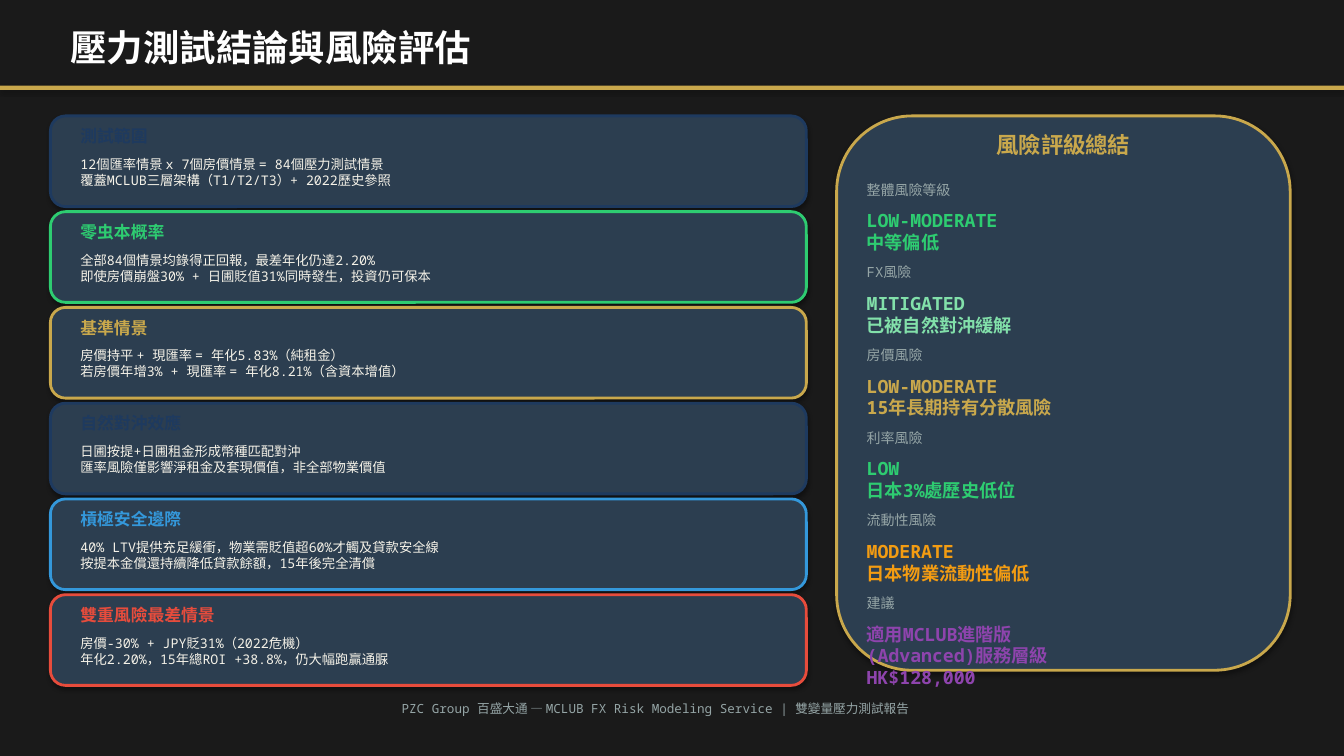
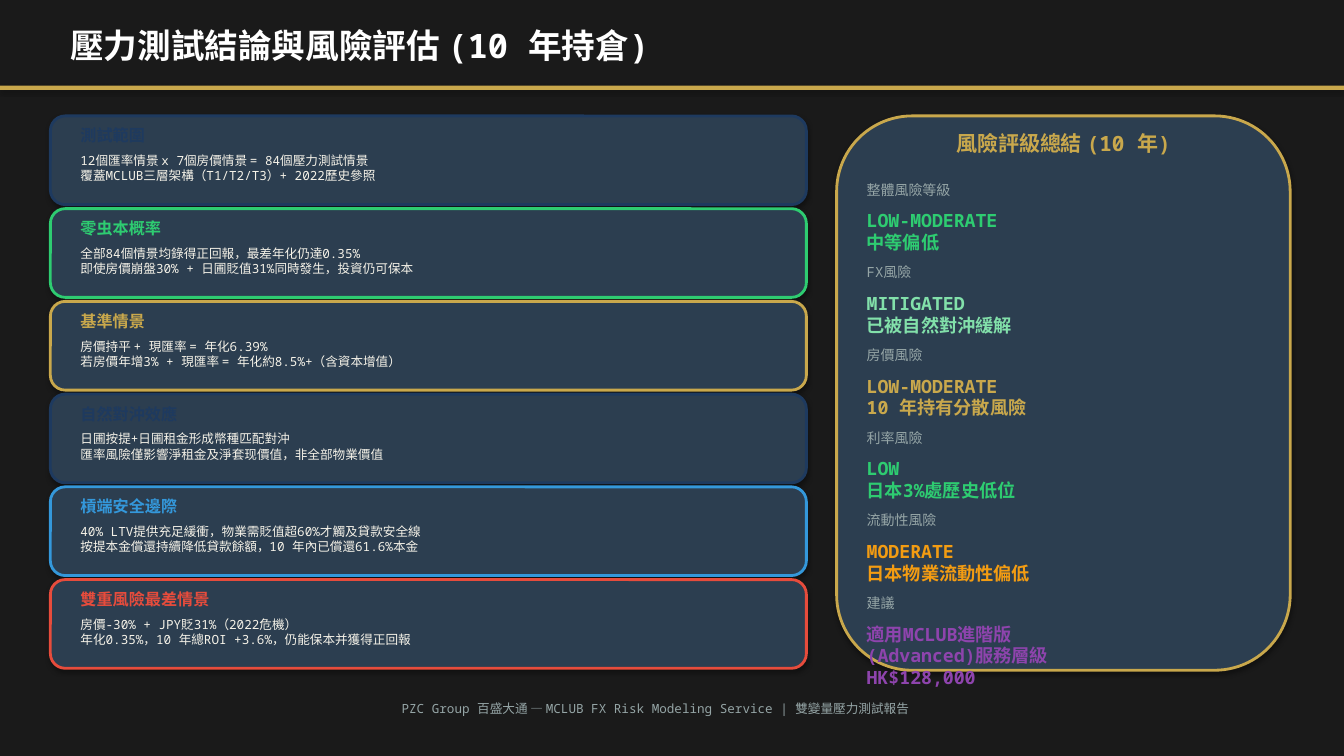
Before and after one commit to mypathtravel101-cyber/mclub, a slide deck: slide 6 of download/PZC_FX_2Var_StressTest_JPY_Property.pptx. Drawn at 1344x756 pixels with LibreOffice and Linux fonts; fonts in the diff are those of the drawing. Boxes give left, top, right and bottom in pixels: in the first picture for what was removed or moved away, otherwise in the second. Text is boxed around its words. In the diff, an @@ line names an element or a change of style, - is before the commit and + after.

```diff
--- a/download/PZC_FX_2Var_StressTest_JPY_Property.pptx
+++ b/download/PZC_FX_2Var_StressTest_JPY_Property.pptx
@@ text at (70, 29, 649, 64): text changed; size 26 to 24 pt @@
-壓力測試結論與風險評估
+壓力測試結論與風險評估 (10 年持倉)
@@ text "12個匯率情景 x 7個房價情景 = 84個壓力測試情景 ..." at (80, 154, 376, 181): size 9.5 to 9 pt @@
@@ text at (956, 133, 1171, 155): text changed; size 16 to 15 pt @@
-風險評級總結
+風險評級總結 (10 年)
@@ rounded rectangle: place and size @@
-rounded rectangle at (50, 212, 807, 302)
+rounded rectangle at (50, 209, 807, 297)
@@ text at (80, 247, 413, 274): text changed; size 9.5 to 9 pt @@
-全部84個情景均錄得正回報，最差年化仍達2.20%
-即使房價崩盤30% + 日圃貶值31%同時發生，投資仍可保本
+全部84個情景均錄得正回報，最差年化仍達0.35%
+即使房價崩盤30% + 日圃貶值31%同時發生，投資仍可保本
@@ rounded rectangle: place and size @@
-rounded rectangle at (50, 308, 807, 398)
+rounded rectangle at (50, 301, 807, 390)
@@ text at (80, 340, 401, 367): text changed; size 9.5 to 9 pt @@
-房價持平 + 現匯率 = 年化5.83%（純租金）
-若房價年增3% + 現匯率 = 年化8.21%（含資本增值）
+房價持平 + 現匯率 = 年化6.39%
+若房價年增3% + 現匯率 = 年化約8.5%+（含資本增值）
@@ text at (867, 380, 1026, 416): text changed @@
-LOW-MODERATE
-15年長期持有分散風險
+LOW-MODERATE
+10 年持有分散風險
@@ rounded rectangle: place and size @@
-rounded rectangle at (50, 403, 807, 494)
+rounded rectangle at (50, 394, 807, 483)
@@ text at (80, 432, 383, 460): text changed; size 9.5 to 9 pt @@
-日圃按提+日圃租金形成幣種匹配對沖
-匯率風險僅影響淨租金及套現價值，非全部物業價值
+日圃按提+日圃租金形成幣種匹配對沖
+匯率風險僅影響淨租金及淨套现價值，非全部物業價值
@@ rounded rectangle: place and size @@
-rounded rectangle at (50, 499, 807, 590)
+rounded rectangle at (50, 487, 807, 576)
@@ text at (80, 498, 177, 513): text changed; size 12 to 11.5 pt @@
-槓極安全邊際
+槓端安全邊際
@@ text at (80, 525, 421, 552): text changed; size 9.5 to 9 pt @@
-40% LTV提供充足緩衝，物業需貶值超60%才觸及貸款安全線
-按提本金償還持續降低貸款餘額，15年後完全清償
+40% LTV提供充足緩衝，物業需貶值超60%才觸及貸款安全線
+按提本金償還持續降低貸款餘額，10 年內已償還61.6%本金
@@ rounded rectangle: place and size @@
-rounded rectangle at (50, 595, 807, 686)
+rounded rectangle at (50, 580, 807, 668)
@@ size 12 to 11.5 pt in 3 elements at (80, 220, 161, 236), (80, 313, 144, 328), (80, 589, 209, 610) @@
@@ text "雙重風險最差情景": place and size @@
-text "雙重風險最差情景" at (80, 604, 214, 626)
+text "雙重風險最差情景" at (80, 589, 209, 610)
@@ text at (80, 618, 411, 645): text changed; size 9.5 to 9 pt @@
-房價-30% + JPY貶31%（2022危機）
-年化2.20%，15年總ROI +38.8%，仍大幅跑贏通脲
+房價-30% + JPY貶31%（2022危機）
+年化0.35%，10 年總ROI +3.6%，仍能保本并獲得正回報
```
Also in this commit, not shown: 5 other slides changed, 14 other files.
